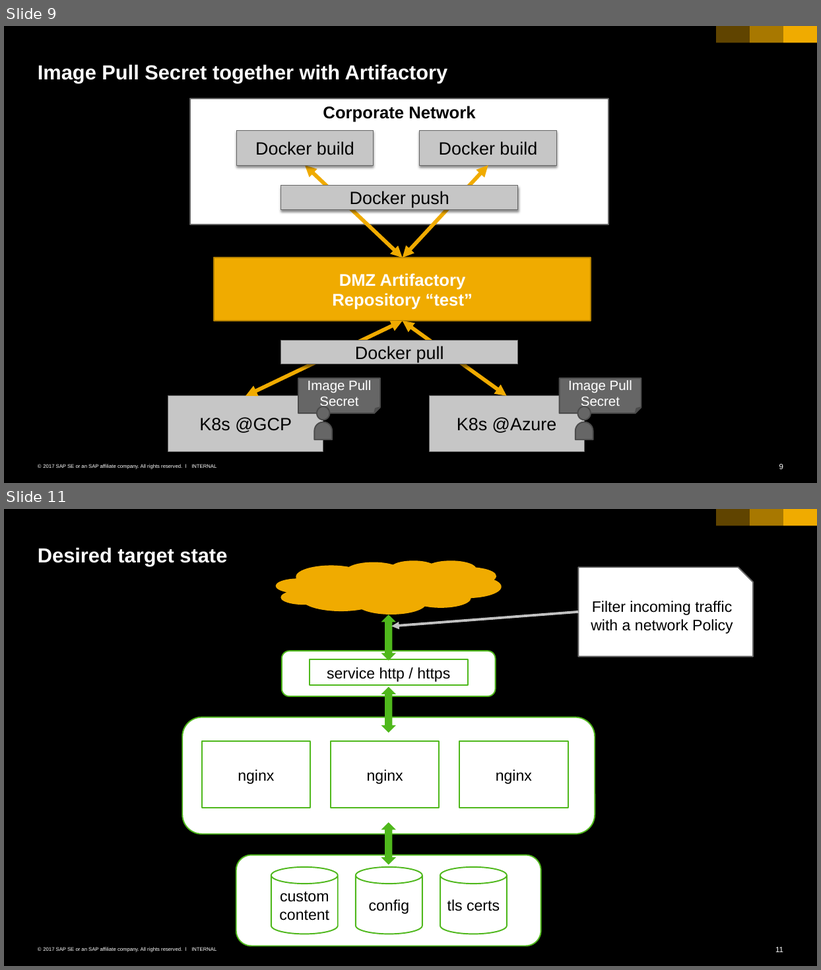
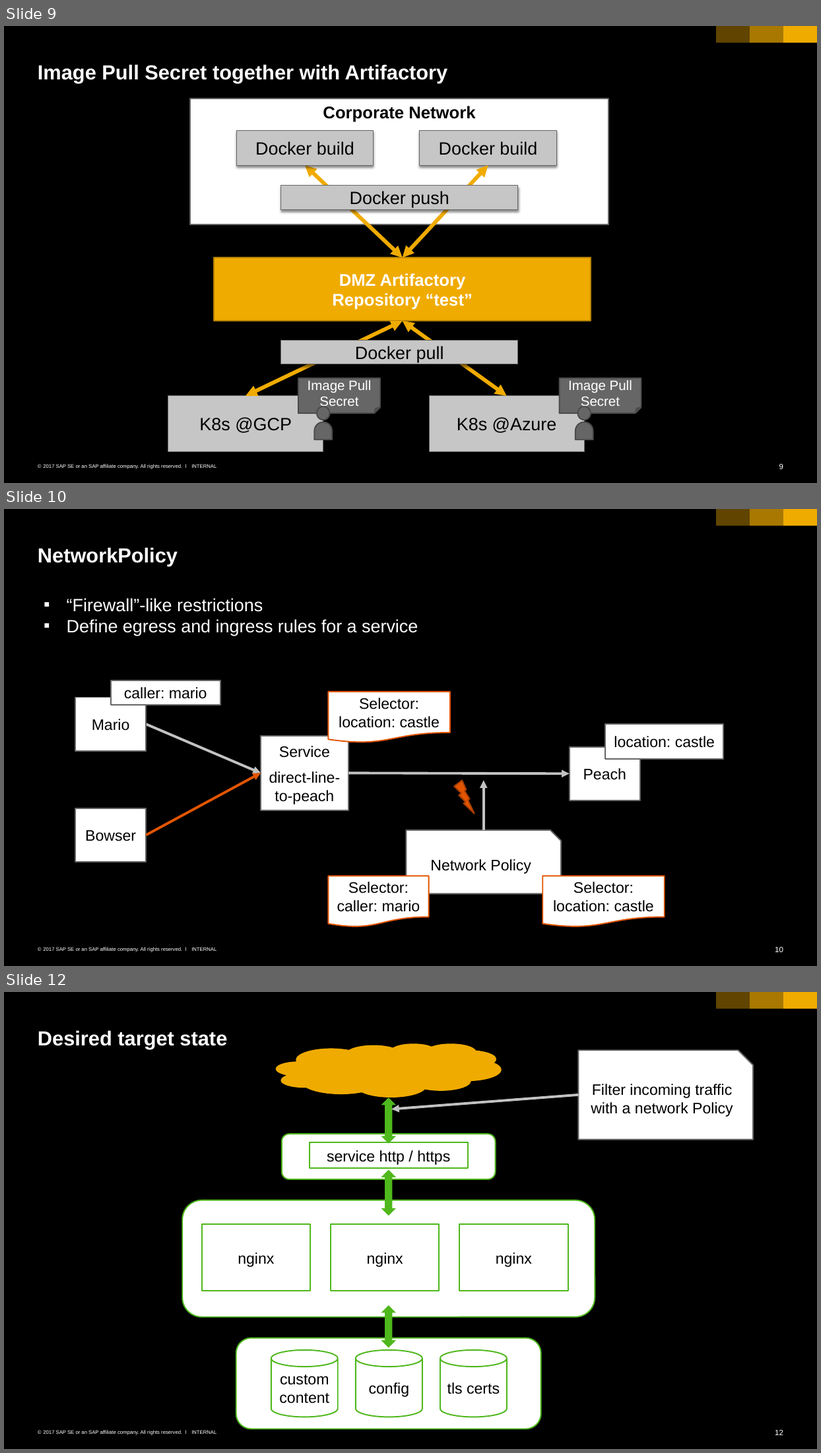
Before and after one commit to cuijiyao01/docker-k8s-training, a slide deck: kubernetes/10_administration.pptx. Shown one above the other, each under a label of ours: slides 9 and 11 before the commit, slides 9, 10 and 12 after it; the slides between them are not shown. The pictures are 821x970 and 821x1453 pixels, drawn with LibreOffice and Linux fonts; fonts in the diff are those of the drawing. Boxes give left, top, right and bottom in pixels: in the first picture for what was removed or moved away, otherwise in the second. Text is boxed around its words. In the diff, an @@ line names an element or a change of style, - is before the commit and + after.

Commit message:
reworked networkpolicy slide

```diff
--- a/kubernetes/10_administration.pptx
+++ b/kubernetes/10_administration.pptx
@@ slide 10 added at (x1=4, y1=509, x2=817, y2=966), background #000000; not listed: 6 template elements that a slide beside it also shows @@
@@ title added at (x1=38, y1=547, x2=178, y2=566), 24 pt, text #FFFFFF, bold @@
+NetworkPolicy
@@ text added at (x1=67, y1=598, x2=418, y2=636), 21 pt, text #FFFFFF @@
+▪ “Firewall”-like restrictions
+▪ Define egress and ingress rules for a service
@@ rectangle added at (x1=111, y1=681, x2=220, y2=705), fill #FFFFFF, outline #666666 1.5 pt, 18 pt, text #000000 @@
+caller: mario
@@ rectangle added at (x1=75, y1=697, x2=146, y2=751), fill #FFFFFF, outline #666666 1.5 pt, 18 pt, text #000000 @@
+Mario
@@ flow chart document added at (x1=328, y1=692, x2=450, y2=743), fill #FFFFFF, outline #E35500 1.5 pt, 18 pt, text #000000 @@
+Selector: location: castle
@@ arrow added from (146, 724) to (261, 773), #C2C2C2 3 pt @@
@@ rectangle added at (x1=605, y1=724, x2=723, y2=759), fill #FFFFFF, outline #666666 1.5 pt, 18 pt, text #000000 @@
+location: castle
@@ rectangle added at (x1=261, y1=736, x2=349, y2=811), fill #FFFFFF, outline #666666 1.5 pt, 18 pt, text #000000 @@
+Service
+direct-line-to-peach
@@ rectangle added at (x1=569, y1=747, x2=640, y2=800), fill #FFFFFF, outline #666666 1.5 pt, 18 pt, text #000000 @@
+Peach
@@ arrow added from (146, 835) to (261, 773), #E35500 3 pt @@
@@ arrow added from (349, 773) to (569, 774), #C2C2C2 3 pt @@
@@ lightning bolt added at (x1=454, y1=780, x2=474, y2=814), fill #E35500, outline #A83F00 1.5 pt @@
@@ arrow added from (484, 830) to (484, 780), #C2C2C2 3 pt @@
@@ rectangle added at (x1=75, y1=808, x2=146, y2=862), fill #FFFFFF, outline #666666 1.5 pt, 18 pt, text #000000 @@
+Bowser
@@ snip rect added at (x1=407, y1=830, x2=561, y2=894), fill #FFFFFF, outline #666666 1.5 pt, 18 pt, text #000000 @@
+Network Policy
@@ flow chart document added at (x1=328, y1=876, x2=429, y2=927), fill #FFFFFF, outline #E35500 1.5 pt, 18 pt, text #000000 @@
+Selector: caller: mario
@@ flow chart document added at (x1=543, y1=876, x2=665, y2=927), fill #FFFFFF, outline #E35500 1.5 pt, 18 pt, text #000000 @@
+Selector: location: castle
@@ what was slide 11 is now slide 12 @@
@@ page number at (x1=775, y1=1430, x2=783, y2=1436): text changed @@
-11
+12
```
Also in this commit, not shown: 1 slide changed.
